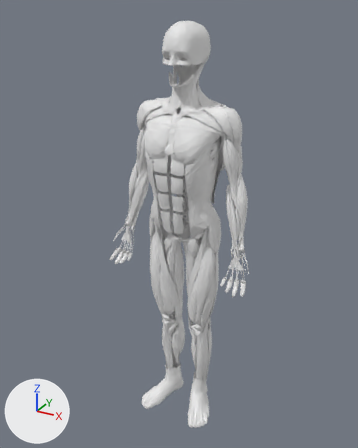
A saved change to the glTF model public/models/body.glb.
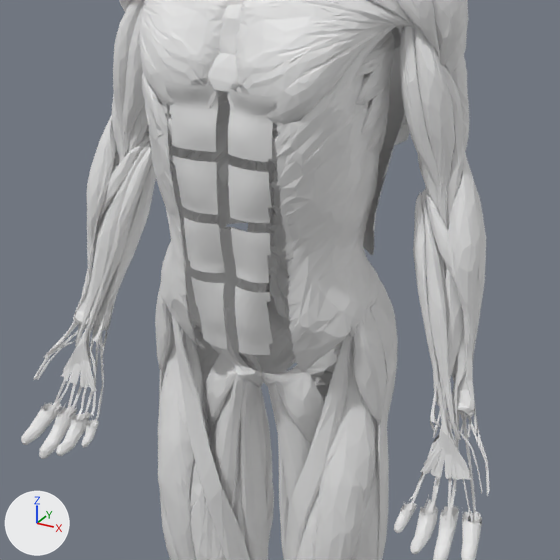
Each version appears first whole from a 50 mm lens placed at (0.895, -1.735, 1.766), pointed at (-0.028, -0.057, 0.927), and next in a close-up on the part from 29% to 75% of the width and 29% to 66% of the height. The lights are fixed; the arrows at lower left show +X, +Y and +Z. The older version's two pictures come first. Where no turn or scale is listed for an object, it has been applied to the vertices. Vertices at exactly the same position are counted once.

Names of what the first close-up shows: 'abs', 'adductors', 'biceps', 'bones', 'chest', 'forearms', 'glutes', 'lats', 'obliques', 'quads', 'skin', 'tendons' and 6 more.
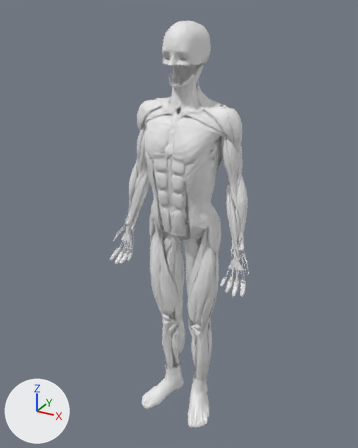
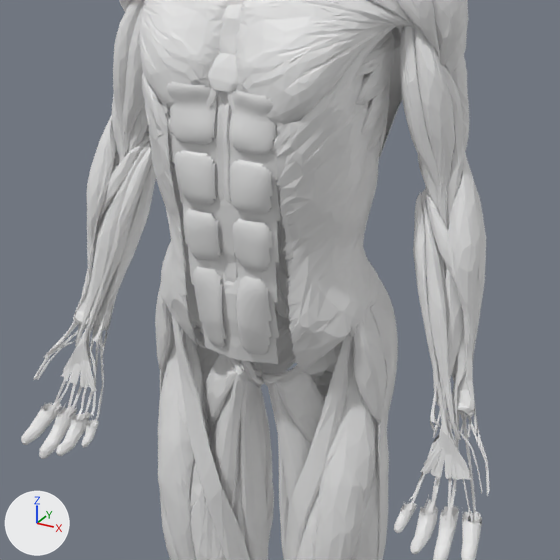
Where the newer file only moved an object's origin or applied its transform, the numbers keep the older frame.

Diff of the bpy script that builds the scene:
```diff
--- a/public/models/body.glb.py
+++ b/public/models/body.glb.py
@@ me_lats @@
 # used by ob_lats; location = (0.0, -0.009, 1.204); scale = (0.178, 0.178, 0.178)
-me_lats.from_pydata(...)  # 2153 vertices, 3994 faces; spans x -1.0..1.0, y -0.43..0.43, z -0.99..0.99
+me_lats.from_pydata(...)  # 3251 vertices, 5998 faces; spans x -0.97..0.97, y -0.32..0.32, z -1.0..1.0
+# me_lats part 3: the loose piece of 776 vertices spanning x -1.0..-0.21, y -0.41..0.43, z -0.99..0.99 is rebuilt with 1063 vertices and now spans x -0.86..-0.05, y -0.13..0.32, z -1.0..0.72
+# me_lats part 4: the loose piece of 676 vertices spanning x 0.21..1.0, y -0.43..0.43, z -0.99..0.99 is rebuilt with 1299 vertices and now spans x 0.05..0.86, y -0.14..0.32, z -1.0..0.72
+# other edits to the shape of me_lats do not show in these pictures
@@ me_tendons @@
 # used by ob_tendons; location = (0.0, -0.041, 0.524); scale = (0.499, 0.499, 0.499)
-me_tendons.from_pydata(...)  # 760 vertices, 1486 faces; spans x -0.33..0.33, y -0.09..0.09, z -1.0..1.0
+me_tendons.from_pydata(...)  # 2361 vertices, 4483 faces; spans x -0.26..0.26, y -0.19..0.19, z -1.0..1.0
+# me_tendons part 1: a new loose piece of 227 vertices spanning x -0.01..0.01, y -0.18..-0.02, z 0.35..0.98
+# me_tendons part 2: a new loose piece of 204 vertices spanning x -0.12..0.12, y -0.19..-0.11, z 0.44..1.0
+# other edits to the shape of me_tendons do not show in these pictures
@@ me_abs @@
 # used by ob_abs; location = (0.001, -0.175, 1.102); scale = (0.164, 0.164, 0.164)
-me_abs.from_pydata(...)  # 1716 vertices, 3000 faces; spans x -0.41..0.41, y -0.14..0.14, z -1.0..1.0
+me_abs.from_pydata(...)  # 2840 vertices, 4999 faces; spans x -0.42..0.42, y -0.13..0.13, z -1.0..1.0
+# me_abs part 5: 36 vertices moved within x -0.41..0.29, y -0.12..0.01, z -0.76..0.98; 1620 vertices removed from x -0.41..0.41, y -0.14..0.14, z -1.0..1.0; 2744 vertices added at x -0.42..0.42, y -0.13..0.13, z -1.0..1.0
@@ ob_lats @@
 ob_lats = bpy.data.objects.new('lats', me_lats)
-ob_lats.location = (0.0, -0.009, 1.204)
+ob_lats.location = (0.0, 0.006, 1.186)
 ob_lats.scale = (0.178, 0.178, 0.178)
@@ ob_tendons @@
 ob_tendons = bpy.data.objects.new('tendons', me_tendons)
-ob_tendons.location = (0.0, -0.041, 0.524)
-ob_tendons.scale = (0.499, 0.499, 0.499)
+ob_tendons.location = (0.0, -0.071, 0.647)
+ob_tendons.scale = (0.625, 0.625, 0.625)
@@ ob_abs @@
 ob_abs = bpy.data.objects.new('abs', me_abs)
-ob_abs.location = (0.001, -0.175, 1.102)
-ob_abs.scale = (0.164, 0.164, 0.164)
+ob_abs.location = (0.0, -0.172, 1.101)
+ob_abs.scale = (0.165, 0.165, 0.165)
```

What differs and where, as boxes [x1, y1, x2, y2] in the close-ups (560 x 560 px):
'abs', reshaped, moved, rescaled
    before: [165, 81, 274, 355]
    after: [167, 82, 276, 355]
'tendons', reshaped, moved, rescaled
    before: [159, 279, 398, 560]
    after: [160, 79, 398, 560]
'lats', reshaped, moved
    before: [211, 27, 410, 255]
    after: [370, 27, 402, 158]
part 1 of me_tendons, added
    after: [217, 94, 265, 384]
part 2 of me_tendons, added
    after: [168, 79, 281, 364]
part 3 of me_lats, rebuilt (not visible afterwards)
    before: [211, 90, 256, 224]
part 4 of me_lats, rebuilt
    before: [363, 46, 410, 255]
    after: [370, 46, 402, 158]
'lowerBack', unchanged, covered by the edit
    before: [247, 76, 365, 311]
    after: [276, 76, 365, 311]
